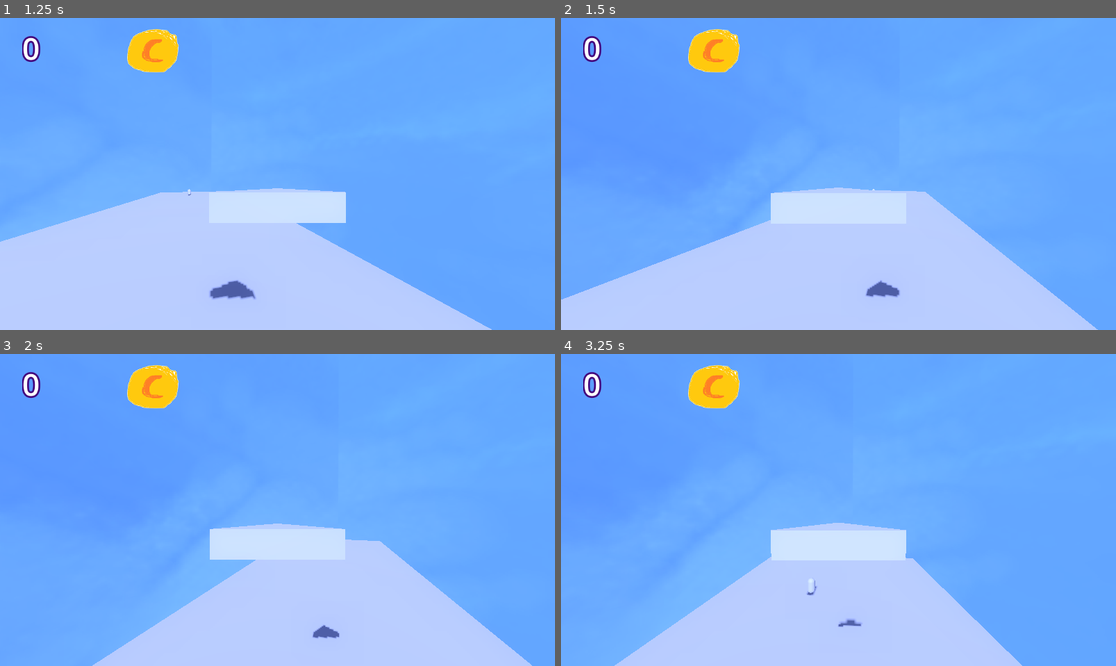
Above: before the commit, frames 1-4 (two rows, left to right).
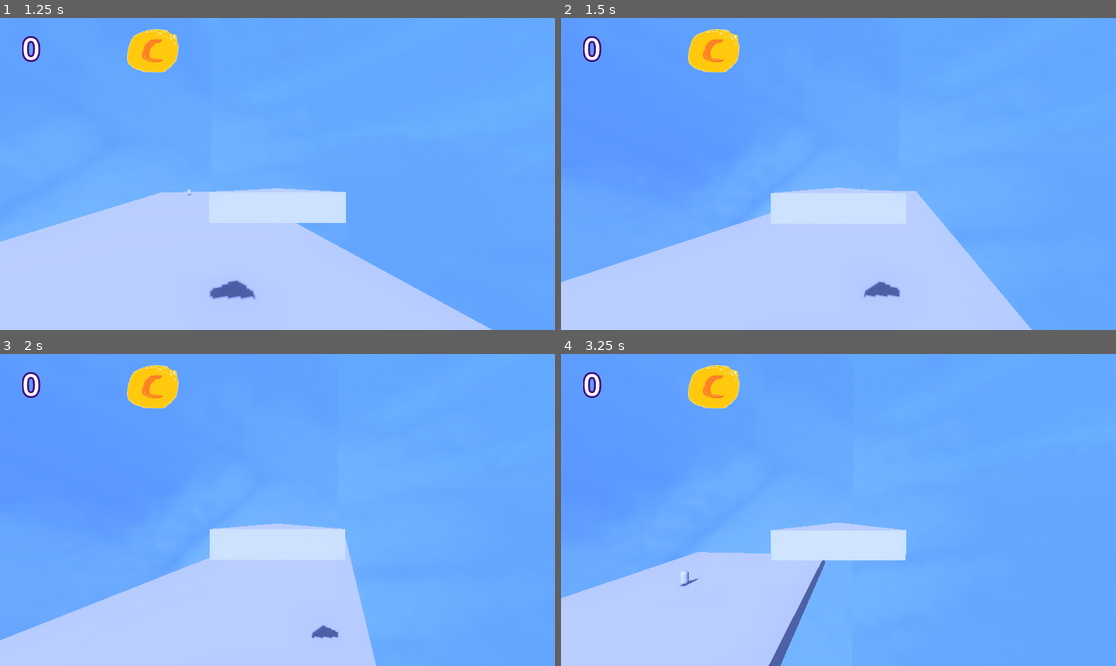
Above: after the commit, the same moments.

Repository: emeryplyler/Carrier
Game: Godot game, scene res://scenes/main.tscn
The game is run twice, just before and just after one commit, with the same random seed, the same clock (stepped at 60 frames per second) and the same inputs.
Inputs (mouse positions are in pixels of both pictures, inside the frame that each line leads up to):
- Up to frame 1 (1.25 s): move the mouse to (305, 174) at 0.52 s; hold W (forward) from 0.53 s (still down); right-click (305, 174) at 0.6 s; tap Space (jump) at 0.77 s
- Up to frame 2 (1.5 s): keep holding W (forward); move the mouse to (810, 174) at 1.27 s; right-click (810, 174) at 1.35 s
- Up to frame 3 (2 s): keep holding W (forward); tap Space (jump) at 1.52 s
- Up to frame 4 (3.25 s): keep holding W (forward); move the mouse to (849, 503) at 2.02 s; right-click (849, 503) at 2.1 s; move the mouse to (832, 516) at 2.77 s; right-click (832, 516) at 2.85 s; tap Space (jump) at 3.02 s

Frame 1 is identical in both runs. In frame 2, 4.5% of the frame differs, in the area x 0-97%, y 54-100%; in frame 3, 13%; in frame 4, 18%, in the area x 0-84%, y 63-100%.

Commit message:
init

Diff:
--- a/scripts/player.gd
+++ b/scripts/player.gd
@@ -11,6 +11,8 @@
 var objects_in_range = []
 var held_object: RigidBody3D
 @onready var inventory = $Inventory
+
+var forwards: Vector3 # remember which way is forwards
 
 signal money_changed(amount: int)
 
@@ -68,18 +70,24 @@
 	# Get the input direction and handle the movement/deceleration.
 	var input_dir = Input.get_vector("left", "right", "forward", "backward")
 	var direction = (transform.basis * Vector3(input_dir.x, 0, input_dir.y)).normalized()
-	if direction:
+	if direction and is_on_floor():
 		velocity.x = direction.x * SPEED
 		velocity.z = direction.z * SPEED
-		if is_on_floor():
-			character_body.look_at(position + direction) # character faces direction they're walking
-		else:
-			character_body.rotation.y = 0 # face forward in the air
-	else:
+		character_body.look_at(position + direction) # character faces direction they're walking
+#		else:
+#			character_body.rotation.y = 0 # face forward in the air
+#		if input_dir.y == -1:
+#			forwards = direction
+	elif (not direction) and is_on_floor():
 		velocity.x = move_toward(velocity.x, 0, SPEED)
 		velocity.z = move_toward(velocity.z, 0, SPEED)
-		if not is_on_floor():
-			character_body.rotation.y = 0 # face forward in the air
+#		else:
+#			character_body.rotation.y = 0 # face forward in the air
+#			velocity.x = forwards.x * SPEED
+#			velocity.z = forwards.z * SPEED
+
+	# attempt at tank controls
+
 
 	move_and_slide()
 
Not shown: 2 places in scenes/main.tscn that only renumber resources
